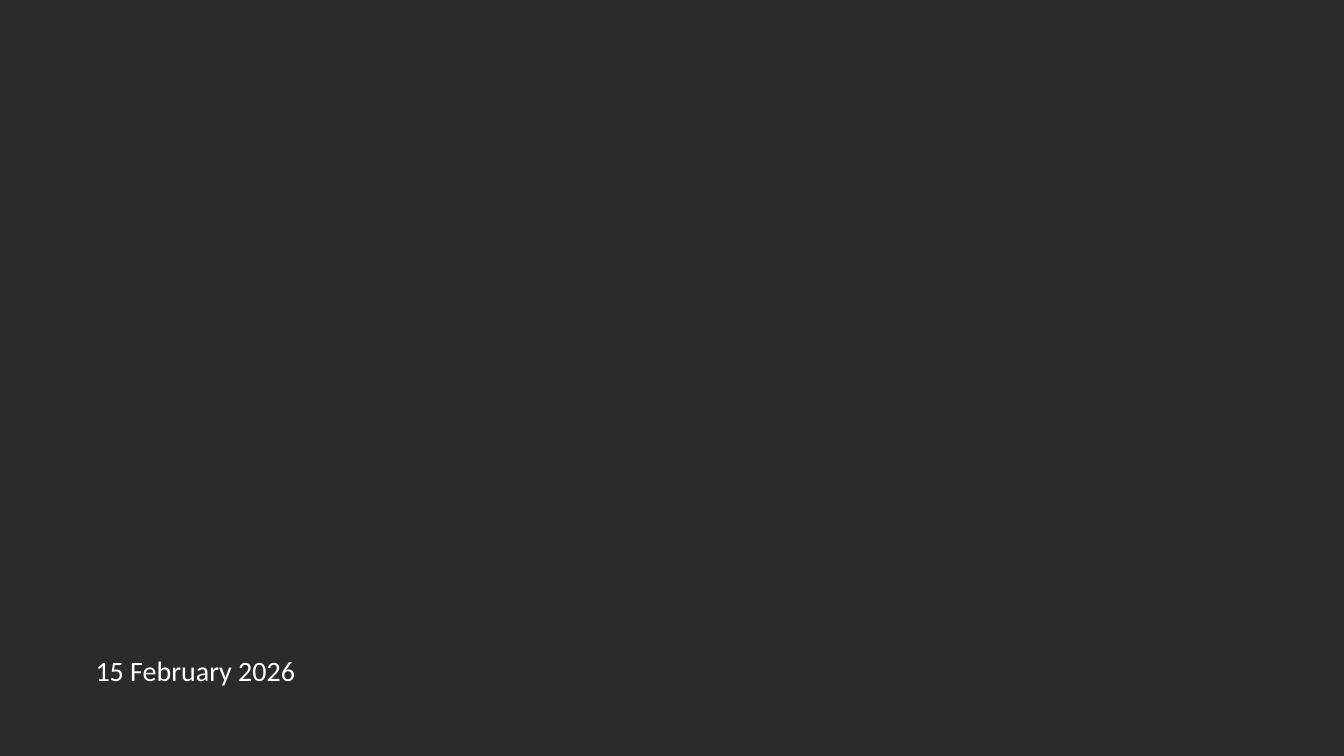
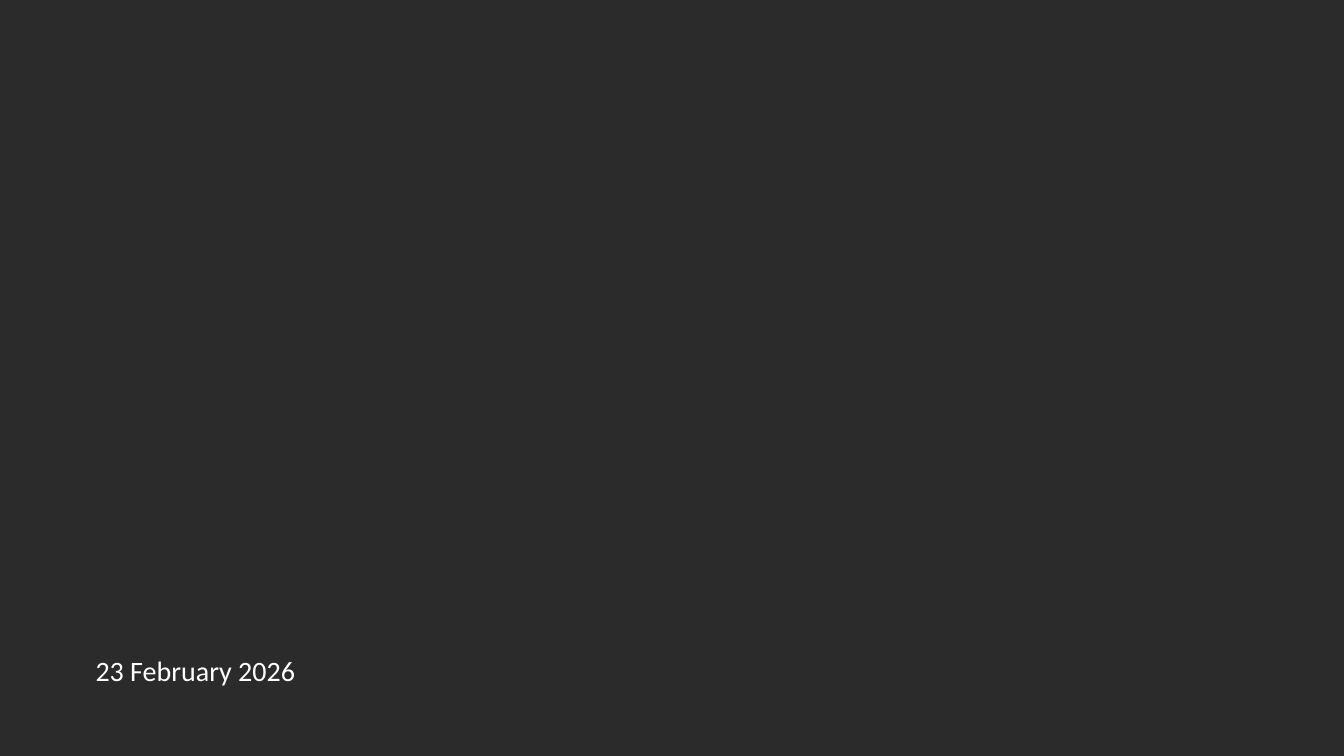
Before and after one commit to andrewcparnell/STAT41130, a slide deck: slide 20 of slides/day 1/D1C2_LR_introANNs.pptx. Drawn at 1344x756 pixels with LibreOffice and Linux fonts; fonts in the diff are those of the drawing; background and template pictures are left out; a plain dark background stands for a picture behind light text. Boxes give left, top, right and bottom in pixels: in the first picture for what was removed or moved away, otherwise in the second. Text is boxed around its words. In the diff, an @@ line names an element or a change of style, - is before the commit and + after.

```diff
--- a/slides/day 1/D1C2_LR_introANNs.pptx
+++ b/slides/day 1/D1C2_LR_introANNs.pptx
@@ text at (96,661,295,686): text changed @@
-15 February 2026
+23 February 2026
```
Also in this commit, not shown: 3 other slides changed, 5 other files.
